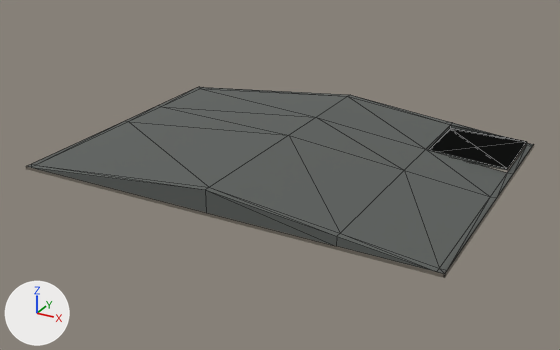
Two versions of the glTF model game/assets/maps/toaster_barn_roof.glb, one commit apart.
Before and after are seen from a 50 mm camera at (25.2, -47.1, 27.8) aimed at (0.1, -1.5, 5.0). Lighting does not change. The marker at lower left points along +X, +Y and +Z. The older version comes first. Mesh edges are drawn as thin lines on the coarser meshes. Where no turn or scale is listed for an object, it has been applied to the vertices. Vertices at exactly the same position are counted once.

Objects in the first picture: 'toaster_barn_roof_fascia', 'toaster_barn_roof_slopes' and 1 more.
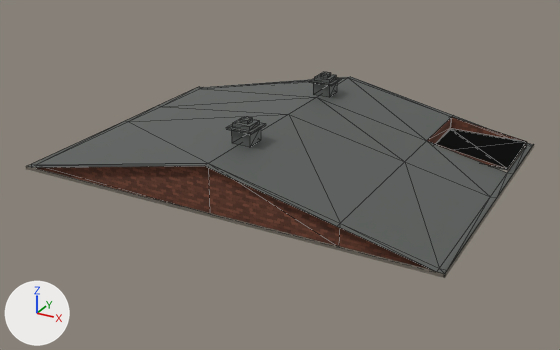
Changed parts and their boxes [x1, y1, x2, y2] in the pictures (560 x 350 px; the box of a moved part takes in the faces that stretch with it):
'toaster_barn_roof_slopes', reshaped: before [27, 87, 533, 274]; after [27, 77, 533, 274]
'toaster_barn_roof_gable', added: after [36, 117, 526, 271]
'toaster_barn_roof_cupola', added: after [226, 72, 341, 147]
part 1 of me_mesh_0, moved or reshaped: before [32, 88, 528, 272]; after [33, 77, 528, 272]

Edits to the bpy script that builds the scene:
```text
Add img_image_0:
    img_image_0 = load_image('Image_0', '_unpacked/Image_0', 1024, 1024, 'sRGB')
Add mat_toa_brick_red:
    mat_toa_brick_red = bpy.data.materials.new('toa_brick_red')
    # colours: brown #8d5a46, mixed with the vertex colours
    # uses the picture img_image_0
Change me_mesh_0:
    used by ob_toaster_barn_roof_slopes; location = (0.0, 0.0, 0.0)
    remove me_mesh_0.from_pydata(...)  # 46 vertices, 62 faces; spans x -15.4..15.4, y -10.9..10.9, z 6.0..7.6
    add me_mesh_0.from_pydata(...)  # 40 vertices, 50 faces; spans x -15.4..15.4, y -10.9..10.9, z 6.0..9.2
    me_mesh_0 part 1
    6 vertices are removed from x 0.0..9.0, y -10.9..10.9, z 6.0..7.6
    18 faces are deleted
    5 vertices in x 0.0, y -10.9..10.5, z 7.6 move by (0.0, 0.0, 1.6)
    5 vertices in x 9.0, y -10.5..10.9, z 6.6 move by (0.0, 0.0, 0.7)
    2 vertices move from x 0.0..9.0, y -10.9..10.9, z 6.0 to x 0.0..9.0, y -10.9..10.9, z 7.3..9.2
    6 new faces join them
Add me_mesh_4:
    me_mesh_4.from_pydata(...)  # a box spanning x -0.7..0.7, y 5.3..6.7, z 9.09..10.09; a box spanning x -0.95..0.95, y 5.05..6.95, z 10.09..10.21; a box spanning x -0.65..0.65, y 5.35..6.65, z 10.19..10.49; a box spanning x -0.3..0.3, y 5.7..6.3, z 10.46..10.72; a box spanning x -0.7..0.7, y -6.7..-5.3, z 9.09..10.09; a box spanning x -0.95..0.95, y -6.95..-5.05, z 10.09..10.21; a box spanning x -0.65..0.65, y -6.65..-5.35, z 10.19..10.49; a box spanning x -0.3..0.3, y -6.3..-5.7, z 10.46..10.72
    me_mesh_4.materials.append(mat_toa_corrugate)
Add me_mesh_1_1:
    me_mesh_1_1.from_pydata(...)  # 24 vertices, 16 faces; spans x -15.0..15.0, y -10.5..10.5, z 5.7..9.2
    me_mesh_1_1.materials.append(mat_toa_brick_red)
Add ob_toaster_barn_roof_cupola:
    ob_toaster_barn_roof_cupola = bpy.data.objects.new('toaster_barn_roof_cupola', me_mesh_4)
    ob_toaster_barn_roof_cupola.location = (0.0, 0.0, 0.0)
Add ob_toaster_barn_roof_gable:
    ob_toaster_barn_roof_gable = bpy.data.objects.new('toaster_barn_roof_gable', me_mesh_1_1)
    ob_toaster_barn_roof_gable.location = (0.0, 0.0, 0.0)
```
